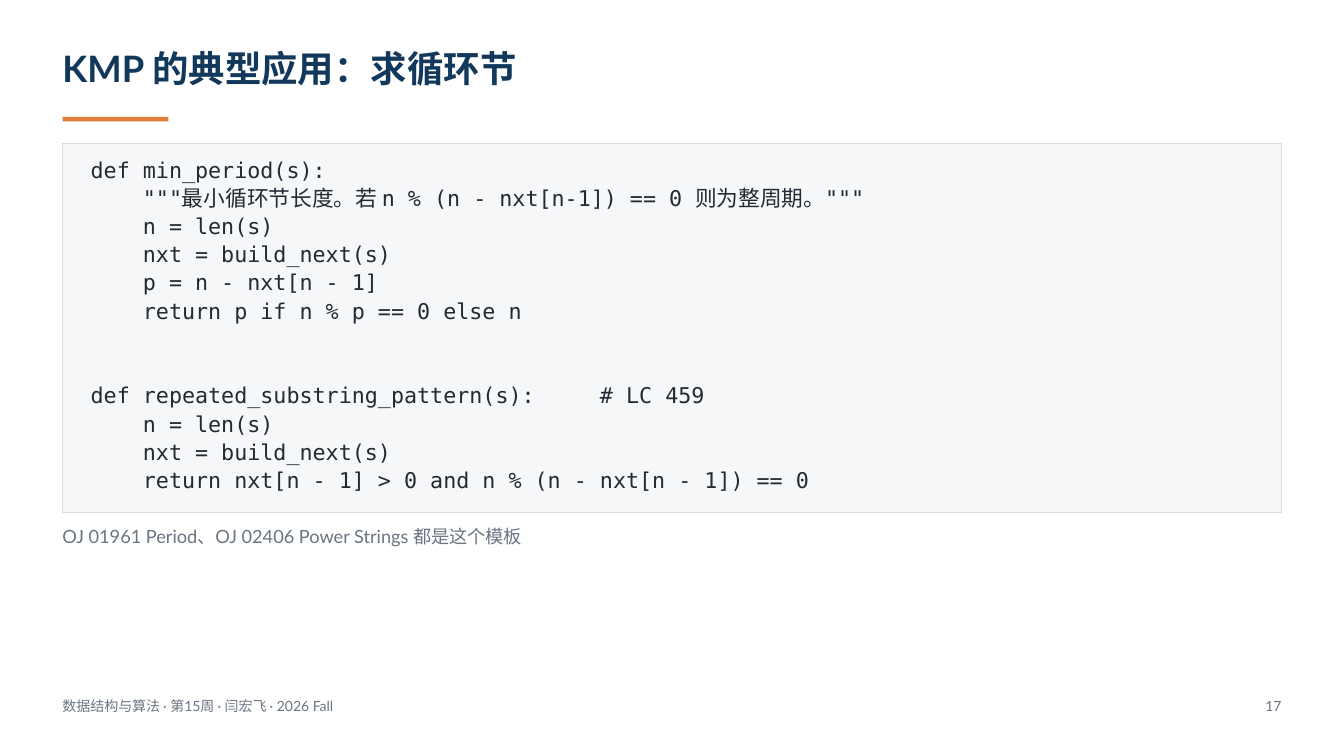
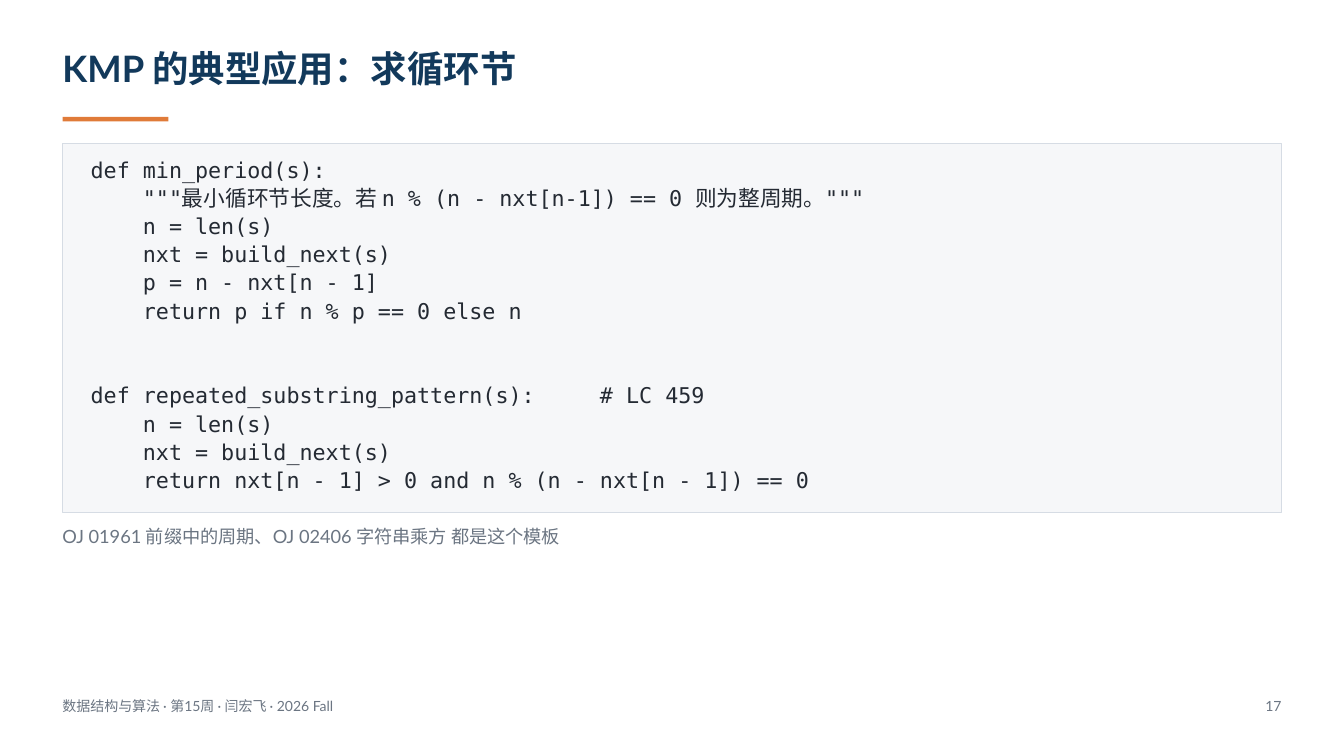
Before and after one commit to GMyhf/2026fall-cs201cq, a slide deck: slide 17 of courseware/202612_DSA_W15_Hash_KMP_InvertedIndex_RAG.pptx. Drawn at 1344x756 pixels with LibreOffice and Linux fonts; fonts in the diff are those of the drawing. Boxes give left, top, right and bottom in pixels: in the first picture for what was removed or moved away, otherwise in the second. Text is boxed around its words. In the diff, an @@ line names an element or a change of style, - is before the commit and + after.

```diff
--- a/courseware/202612_DSA_W15_Hash_KMP_InvertedIndex_RAG.pptx
+++ b/courseware/202612_DSA_W15_Hash_KMP_InvertedIndex_RAG.pptx
@@ text at <box>62,527,560,545</box>: text changed @@
-OJ 01961 Period、OJ 02406 Power Strings 都是这个模板
+OJ 01961 前缀中的周期、OJ 02406 字符串乘方 都是这个模板
```
Also in this commit, not shown: 1 other slide changed, 13 other files.
